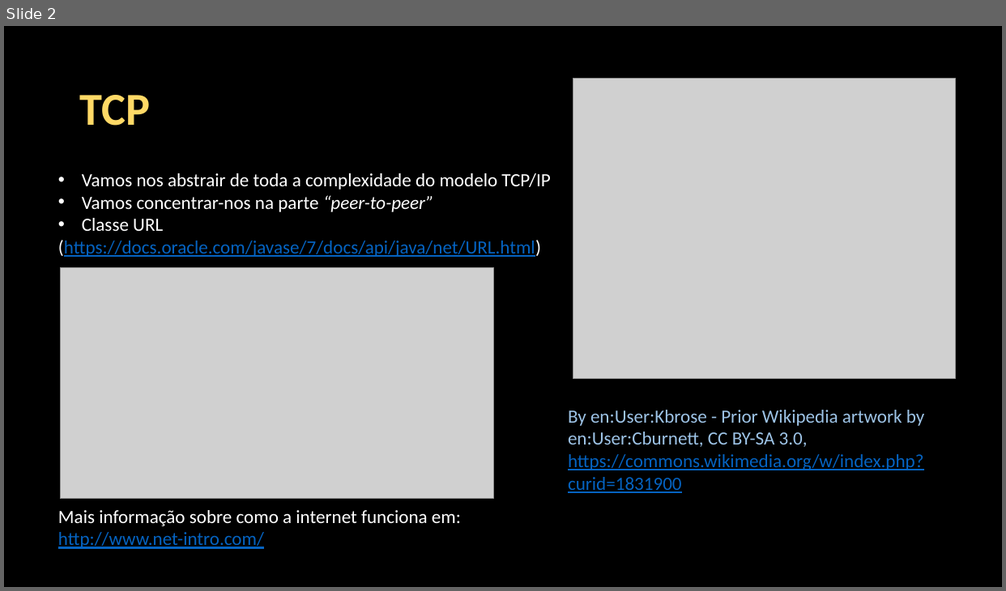
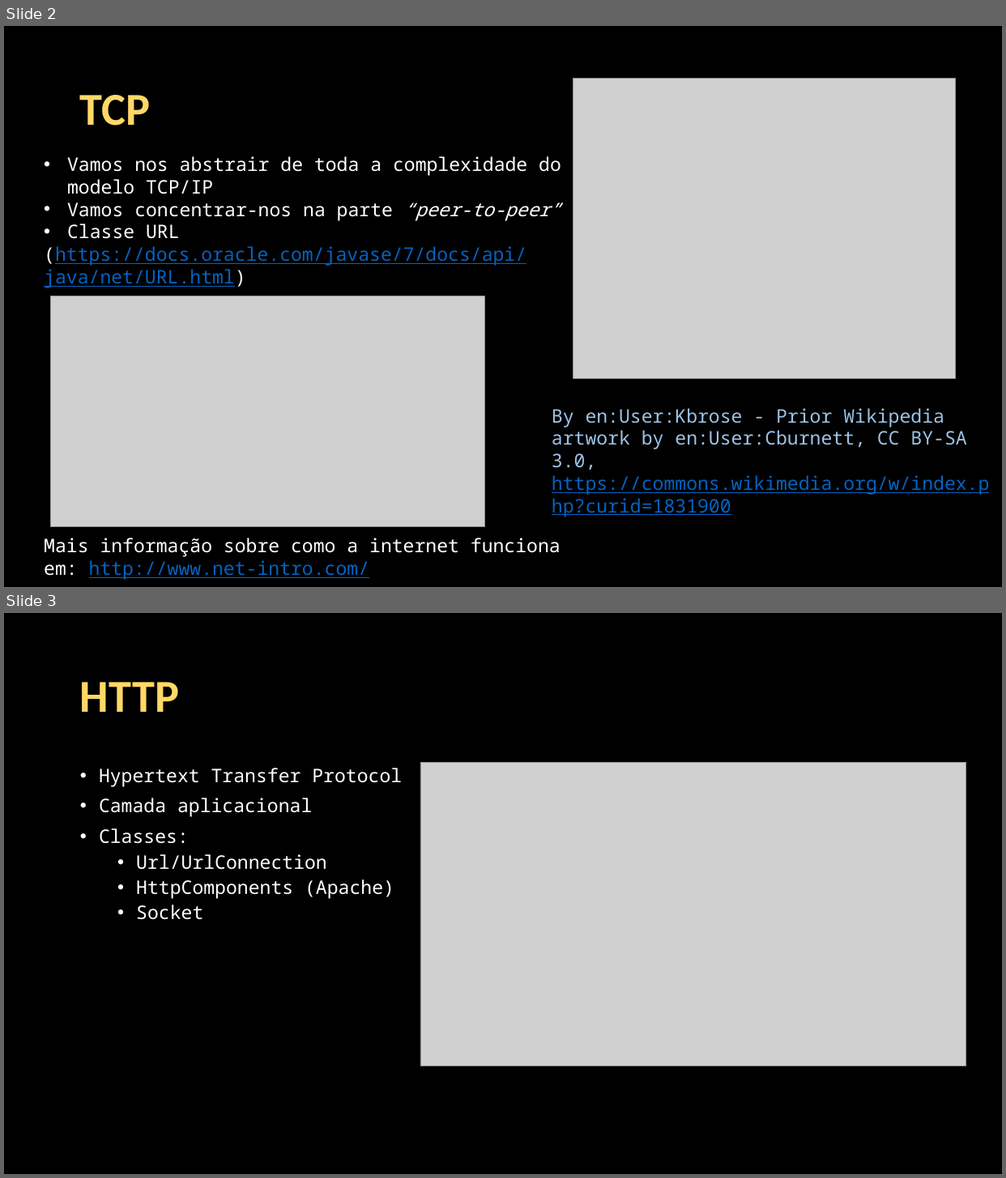
Before and after one commit to Java-Mooc/Advanced-Java, a slide deck: PPT1 - Ligacao a internet.pptx. Shown one above the other, each under a label of ours: slide 2 before the commit, slides 2 and 3 after it. The pictures are 1006x591 and 1006x1178 pixels, drawn with LibreOffice and Linux fonts; fonts in the diff are those of the drawing; grey boxes stand for pictures. Boxes give left, top, right and bottom in pixels: in the first picture for what was removed or moved away, otherwise in the second. Text is boxed around its words. In the diff, an @@ line names an element or a change of style, - is before the commit and + after.

```diff
--- a/PPT1 - Ligacao a internet.pptx
+++ b/PPT1 - Ligacao a internet.pptx
@@ slide 3 added at box(4, 613, 1002, 1174), background #000000 @@
@@ title added at box(80, 682, 179, 712), 44 pt, text #FFD966, bold @@
+HTTP
@@ text added at box(99, 768, 402, 920), 18 pt, text #FFFFFF @@
+• Hypertext Transfer Protocol
+• Camada aplicacional
+• Classes:
+  • Url/UrlConnection
+  • HttpComponents (Apache)
+  • Socket
@@ picture added at box(420, 763, 966, 1067) @@
@@ slide 2 changed as well @@
@@ text "Vamos nos abstrair de toda ..." at box(44, 156, 561, 580): font Calibri to Noto Sans Mono @@
@@ text "Vamos nos abstrair de toda ...": place and size @@
-text "Vamos nos abstrair de toda ..." at box(58, 173, 550, 549)
+text "Vamos nos abstrair de toda ..." at box(44, 156, 561, 580)
@@ picture: place and size @@
-picture at box(60, 268, 493, 499)
+picture at box(51, 297, 484, 527)
@@ text "By en:User:Kbrose - Prior Wikipedia ...": place and size @@
-text "By en:User:Kbrose - Prior Wikipedia ..." at box(568, 410, 924, 493)
+text "By en:User:Kbrose - Prior Wikipedia ..." at box(552, 408, 990, 517)
@@ text "By en:User:Kbrose - Prior Wikipedia ..." at box(552, 408, 990, 517): font Calibri to Noto Sans Mono @@
```
Also in this commit, not shown: 2 other slides changed, 4 other slides added, 2 slides removed, 7 other files.
